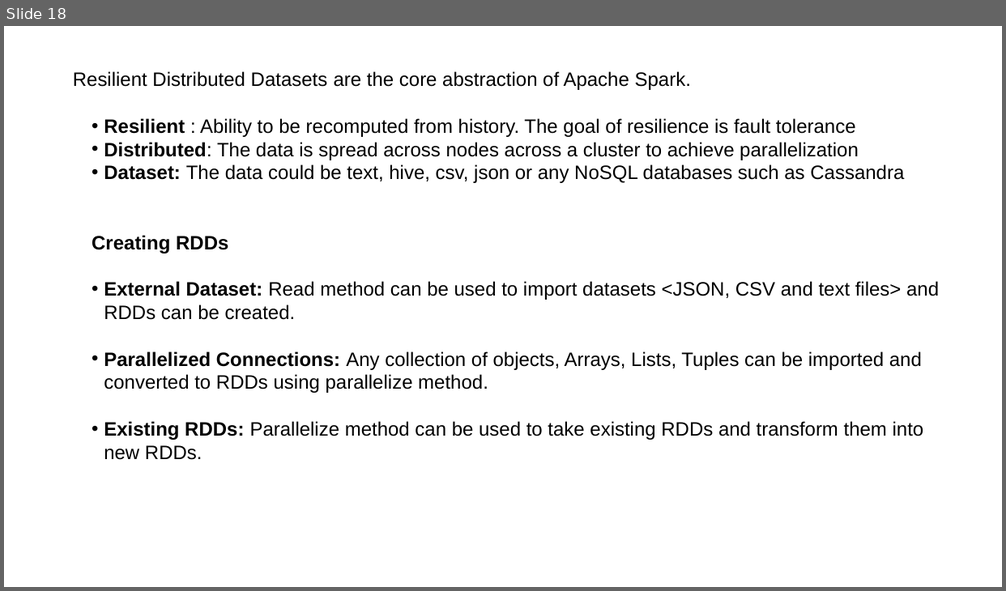
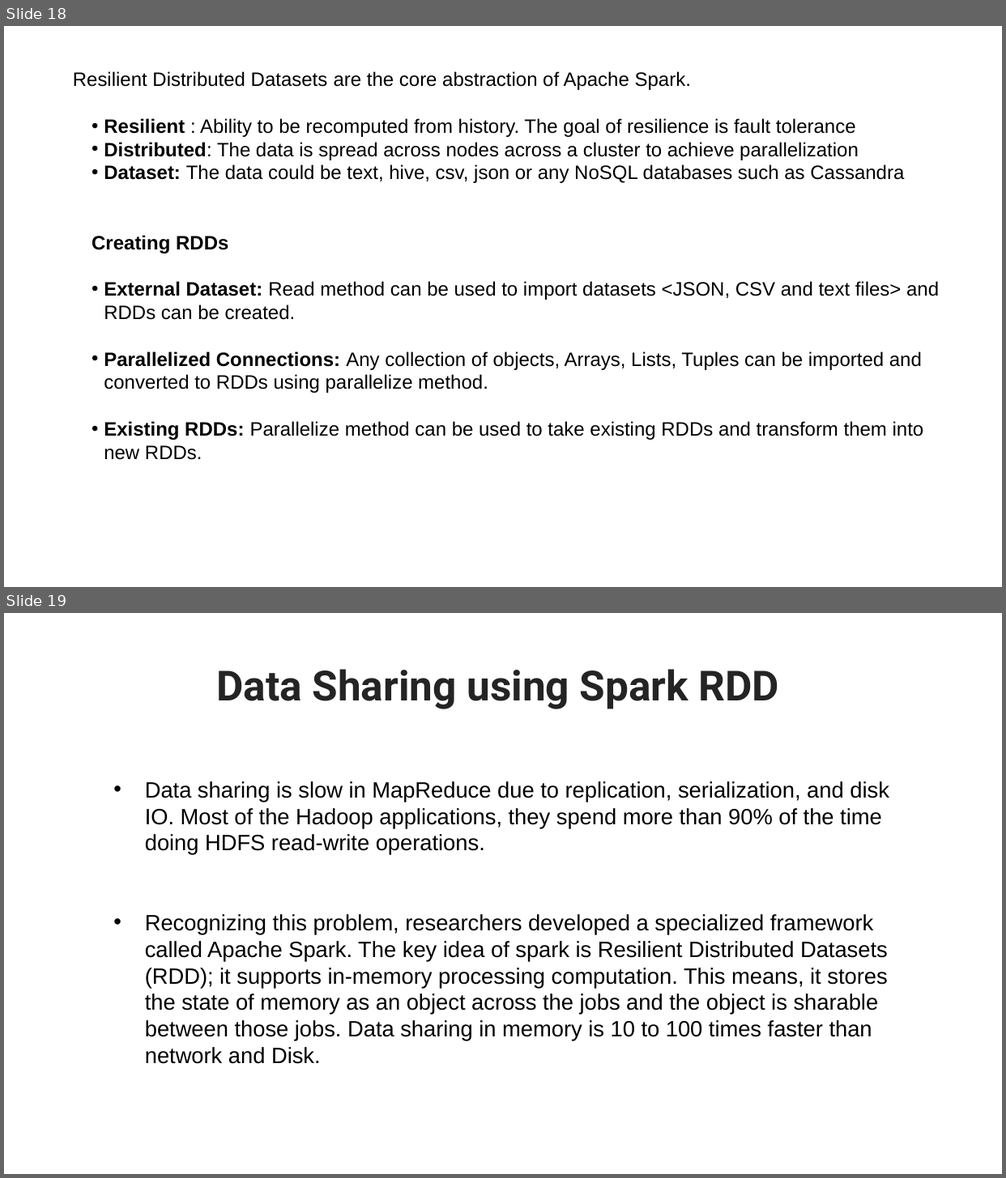
Before and after one commit to danaelshrbiny10/pyspark-playstore, a slide deck: ppt/apache-spark.pptx. Shown one above the other, each under a label of ours: slide 18 before the commit, slides 18 and 19 after it. The pictures are 1006x591 and 1006x1178 pixels, drawn with LibreOffice and Linux fonts; fonts in the diff are those of the drawing. Boxes give left, top, right and bottom in pixels: in the first picture for what was removed or moved away, otherwise in the second. Text is boxed around its words. In the diff, an @@ line names an element or a change of style, - is before the commit and + after.

```diff
--- a/ppt/apache-spark.pptx
+++ b/ppt/apache-spark.pptx
@@ slide 19 added at box(4, 613, 1002, 1174), background #FFFFFF @@
@@ title added at box(216, 669, 779, 709), 30 pt, text #242424, bold @@
+Data Sharing using Spark RDD
@@ text added at box(145, 781, 889, 1064), 16 pt, text #000000 @@
+• Data sharing is slow in MapReduce due to replication, serialization, and disk IO. Most of the Hadoop applications, they spend more than 90% of the time doing HDFS read-write operations.
+• Recognizing this problem, researchers developed a specialized framework called Apache Spark. The key idea of spark is Resilient Distributed Datasets (RDD); it supports in-memory processing computation. This means, it stores the state of memory as an object across the jobs and the object is sharable between those jobs. Data sharing in memory is 10 to 100 times faster than network and Disk.
@@ freeform shape added at box(292, 850, 351, 940), fill #FFFFFF @@
@@ freeform shape added at box(475, 850, 534, 940), fill #FFFFFF @@
@@ freeform shape added at box(390, 871, 439, 920), fill #FFFFFF @@
@@ freeform shape added at box(572, 871, 622, 920), fill #FFFFFF @@
@@ freeform shape added at box(594, 879, 600, 885), fill #FFFFFF @@
@@ freeform shape added at box(752, 871, 803, 920), fill #FFFFFF @@
@@ freeform shape added at box(405, 902, 411, 909), fill #FFFFFF @@
@@ freeform shape added at box(430, 884, 436, 889), fill #FFFFFF @@
@@ freeform shape added at box(590, 888, 603, 893), fill #FFFFFF @@
@@ freeform shape added at box(767, 888, 787, 901), fill #FFFFFF @@
@@ group added at box(205, 872, 254, 918): 7 freeform shapes @@
```
Also in this commit, not shown: 4 slides changed, 2 other slides added, 3 other files.
